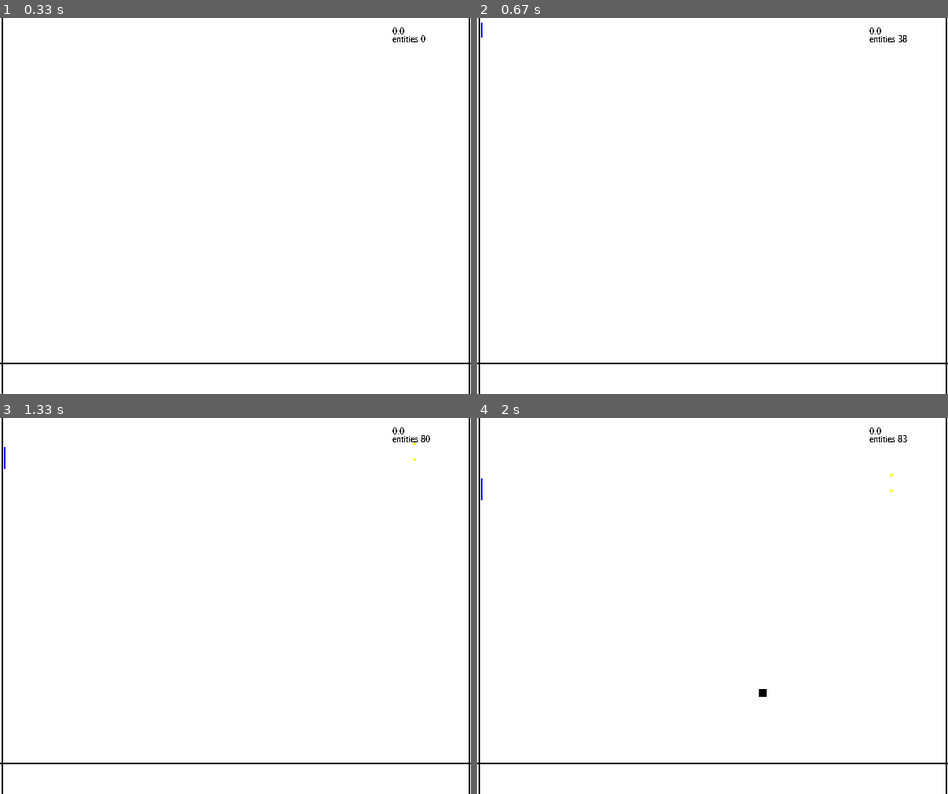
Above: before the commit, frames 1-4 (two rows, left to right).
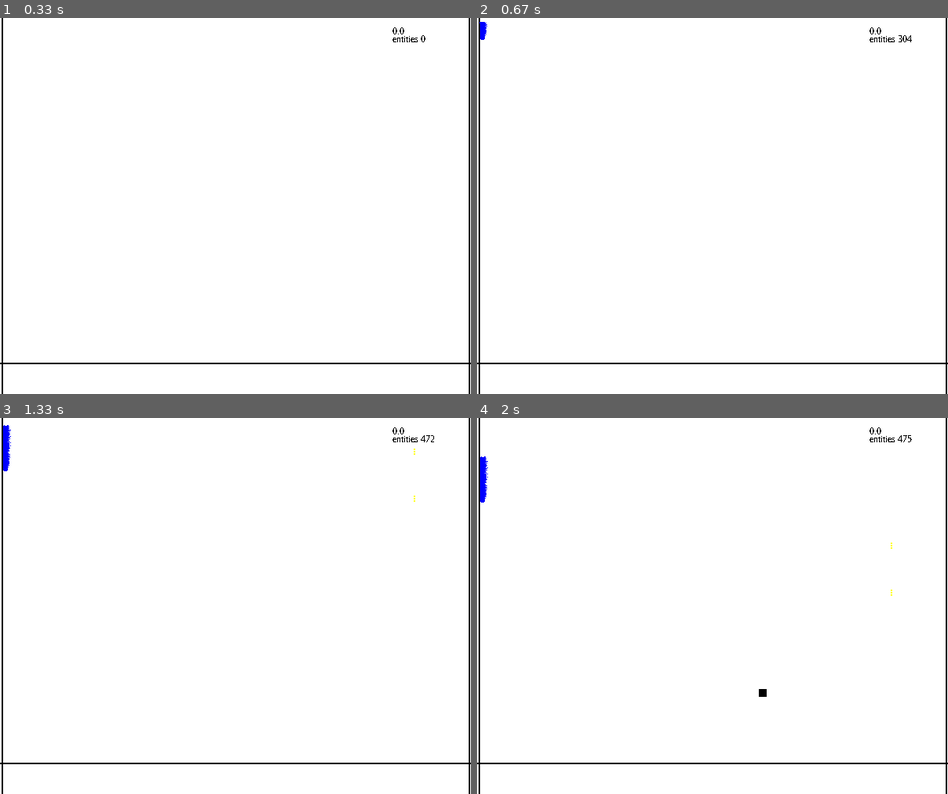
Above: after the commit, the same moments.

Repository: Ch4rl3s/pygame-sand
Game: pygame game, started from main.py
Two runs of this game, one before a commit and one after it. Both use one fixed random seed, a clock stepped at 60 frames per second and the inputs below.
Inputs (mouse positions are in pixels of both pictures, inside the frame that each line leads up to):
- Up to frame 1 (0.33 s): no input
- Up to frame 2 (0.67 s): hold W from 0.33 s (still down)
- Up to frame 3 (1.33 s): release W at 0.8 s; click (414, 440) at 0.88 s, where only the run after the commit has a clickable "entities 448"; click (414, 440) at 1.22 s, where only the run after the commit has a clickable "entities 460"
- Up to frame 4 (2 s): hold A from 1.5 s (still down); move the mouse to (759, 688) at 1.53 s; tap B at 1.65 s

Frame 1 is identical in both runs. In frame 2, less than 0.1% of the frame differs, in the area x 0-93%, y 1-7%; in frame 3, 0.2%, in the area x 0-93%, y 1-23%; in frame 4, 0.2%.

Commit message:
velocity

Diff:
--- a/main.py
+++ b/main.py
@@ -72,8 +72,11 @@
 def custom_sand_collision(sand):
 	x = sand.x
 	y = sand.y
+	vel = 4
 	if screen.get_at((x,y+1))==white:
-		sand.y = y+1
+		for i in range(vel):
+			if screen.get_at((x,y+i))==white:
+				sand.y = y+i
 	elif screen.get_at((x-1,y+1))==white:
 		sand.y = y+1
 		sand.x -= 1
@@ -87,22 +90,31 @@
 def custom_water_collision(water, dir):
 	x = water.x
 	y = water.y
+	hor_spread = 2
 	if screen.get_at((x,y+1))==white:
 		water.y = y+1
 	elif screen.get_at((x-1,y+1))==white:
 		water.x -= 1
 		water.y +=1
 	elif screen.get_at((x-1,y))==white and dir==1:
-		water.x-=1
+		for i in range(hor_spread):
+			if screen.get_at((x-i,y))==white:
+				water.x-=1
 	elif screen.get_at((x+1,y))==white and dir==0:
-		water.x+=1
+		for i in range(hor_spread):
+			if screen.get_at((x+i,y))==white:
+				water.x+=1
 	elif screen.get_at((x+1,y+1))==white:
 		water.x+=1
 		water.y+=1
 	elif screen.get_at((x+1,y))==white and dir==1:
-		water.x+=1
+		for i in range(hor_spread):
+			if screen.get_at((x+i,y))==white:
+				water.x+=1
 	elif screen.get_at((x-1,y))==white and dir==0:
-		water.x-=1
+		for i in range(hor_spread):
+			if screen.get_at((x-i,y))==white:
+				water.x-=1
 	else:
 		pass
 	return water
@@ -210,9 +222,12 @@
 		brick_arr.append(pygame.Rect(x, y, 10, 10))
 
 	if draw_water:
-		x,y = pygame.mouse.get_pos()
-		water_arr.append(pygame.Rect(x, y, 1, 1))
-		water_arr.append(pygame.Rect(x+1, y, 1, 1))
+		h_water = 4
+		v_water = 4
+		x,y = pygame.mouse.get_pos()
+		for i in range(h_water):
+			for j in range(v_water):
+				water_arr.append(pygame.Rect(x+i, y+j, 1, 1))
 
 
 	if mouse_down:
